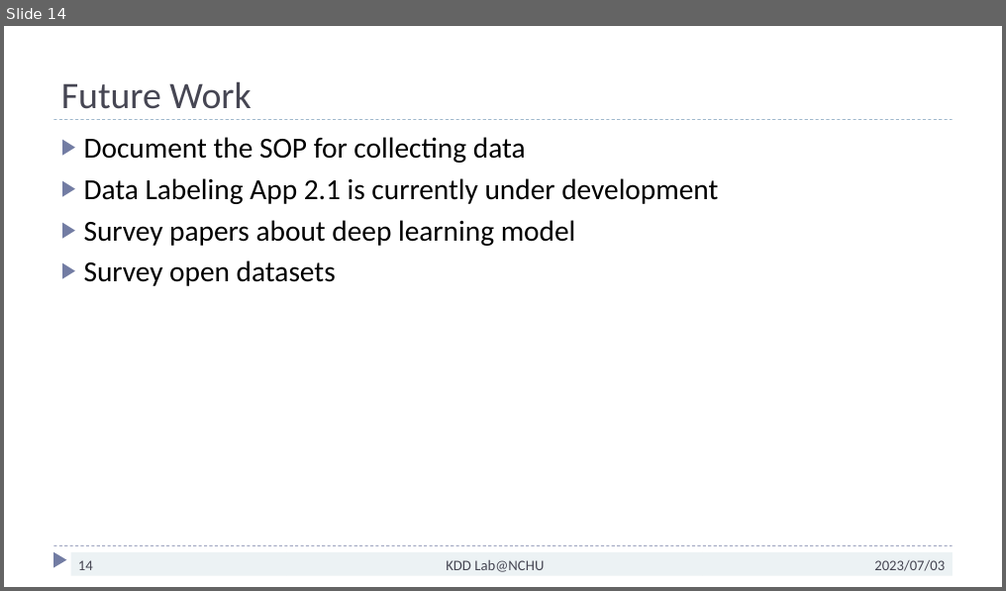
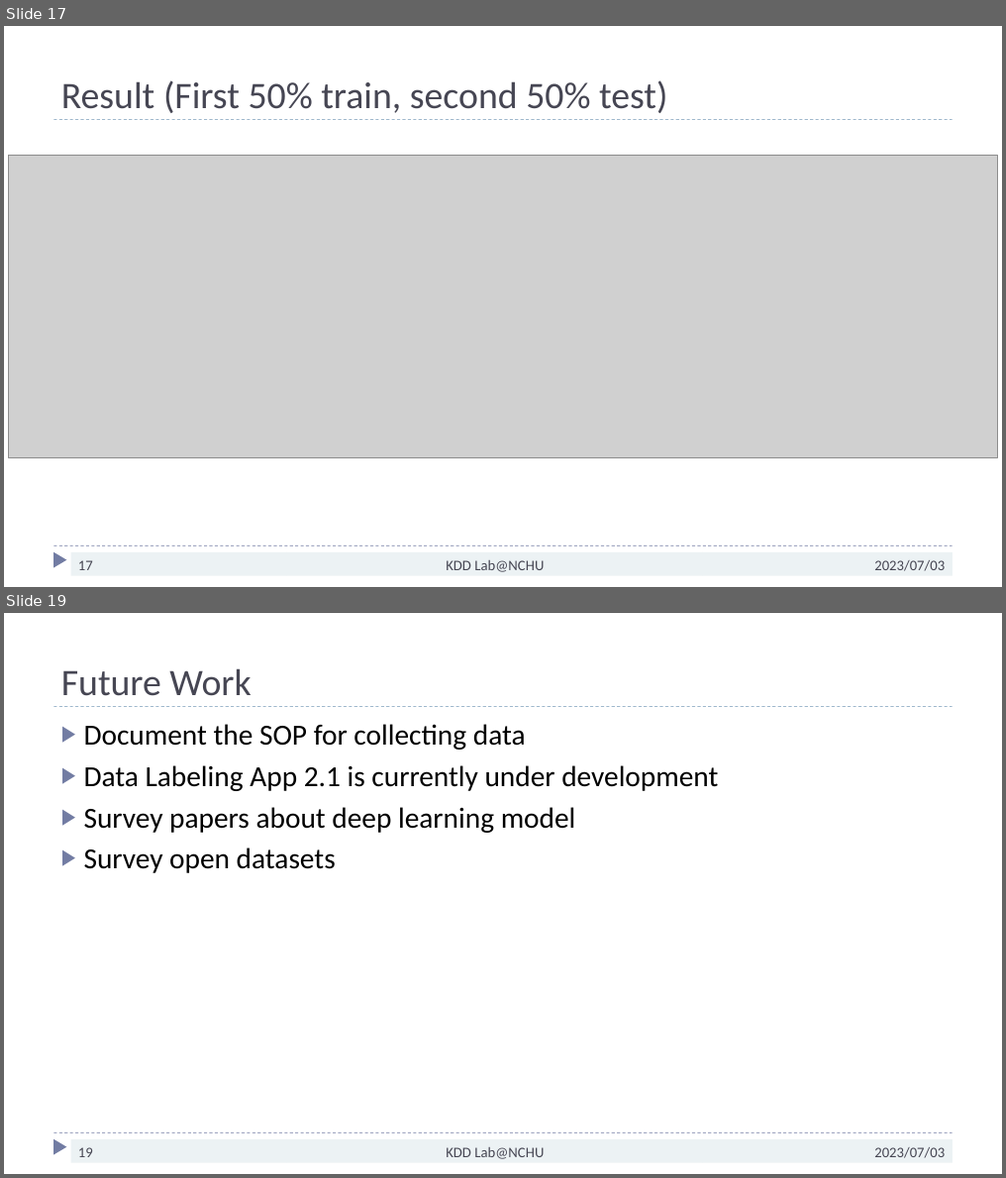
Before and after one commit to SROP6313/Motor_RideTrack, a slide deck: PPT/Eric_Study_20240626.pptx. Shown one above the other, each under a label of ours: slide 14 before the commit, slides 17 and 19 after it; the slides between them are not shown. The pictures are 1006x591 and 1006x1178 pixels, drawn with LibreOffice and Linux fonts; fonts in the diff are those of the drawing; grey boxes stand for pictures. Boxes give left, top, right and bottom in pixels: in the first picture for what was removed or moved away, otherwise in the second. Text is boxed around its words. In the diff, an @@ line names an element or a change of style, - is before the commit and + after.

```diff
--- a/PPT/Eric_Study_20240626.pptx
+++ b/PPT/Eric_Study_20240626.pptx
@@ slide 17 added at <box>4,26,1002,587</box>, background #FFFFFF; not listed: 3 template elements that a slide beside it also shows @@
@@ title added at <box>61,80,667,113</box>, 36 pt, text #464653 @@
+Result (First 50% train, second 50% test)
@@ picture added at <box>9,155,997,458</box> @@
@@ page number added at <box>70,553,287,576</box>, fill #ECF2F4, 14 pt, text #464653 @@
+17
@@ rectangle added at <box>287,553,703,576</box>, fill #ECF2F4, 14 pt, text #464653 @@
+KDD Lab@NCHU
@@ rectangle added at <box>703,553,952,576</box>, fill #ECF2F4, 14 pt, text #464653 @@
+2023/07/03
@@ what was slide 14 is now slide 19 @@
@@ page number at <box>78,1148,93,1157</box>: text changed @@
-14
+19
```
Also in this commit, not shown: 4 other slides added.
